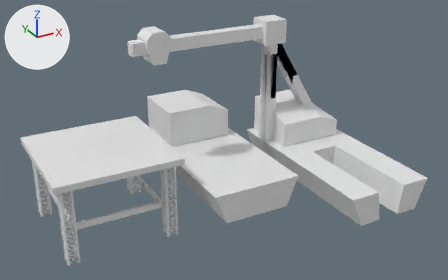
The FBX model Uist Oilrig Project/Assets/Art/Models/Decommision Minigame Dev Assets.fbx, before and after one commit.
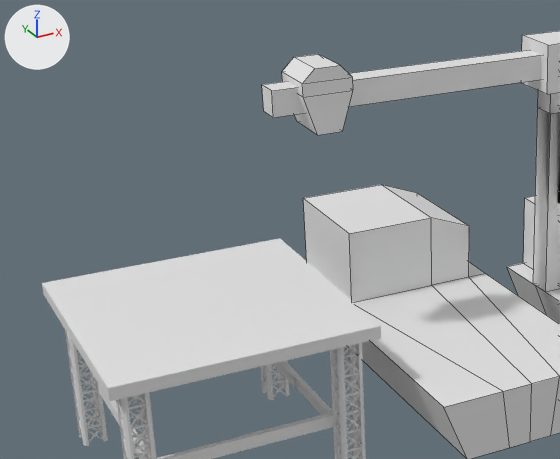
Each version appears first whole from a camera (50 mm lens) standing at (-2.07, -8.7, 5.01) and looking at (2.35, -0.68, 1.0), and next in a close-up on the part from 0% to 61% of the width and 0% to 80% of the height. Arrows for +X, +Y and +Z are at upper left; the lights stay in place. The close-ups show mesh edges as thin lines.

The scene before the commit, as lines of its bpy script (objects in view):
```python
me_cube = bpy.data.meshes.new('Cube')
me_cube.from_pydata(...)  # 5914 vertices, 3776 faces; spans x -1.0..1.0, y -1.0..1.0, z -0.36..1.0
me_cube.materials.append(mat_material)  # white #e7e7e7
me_cube_002 = bpy.data.meshes.new('Cube.002')
me_cube_002.from_pydata(...)  # 16 vertices, 14 faces; spans x -0.2..0.2, y -0.2..0.2, z -0.3..0.2
me_cube_003 = bpy.data.meshes.new('Cube.003')
me_cube_003.from_pydata(...)  # 86 vertices, 84 faces; spans x -3.2..0.7, y -2.55..0.55, z 0.0..2.7
# before: 56 (-3.2, -0.1, 2.4) at pixel (273, 117), 57 (-3.2, -0.1, 2.6) at pixel (271, 90), 58 (-3.2, 0.1, 2.4) at pixel (263, 111), 59 (-3.2, 0.1, 2.6) at pixel (261, 84)
ob_cube = bpy.data.objects.new('Cube', me_cube)
ob_cube.location = (0.5, 0.0, 0.0)
ob_cube_002 = bpy.data.objects.new('Cube.002', me_cube_002)
ob_cube_002.location = (1.5, 0.0, 2.55)
ob_cube_003 = bpy.data.objects.new('Cube.003', me_cube_003)
ob_cube_003.location = (4.3, 0.0, 0.0)
# also in view: 'Cube.001' at (2.5, 0.0, 0.57)
```
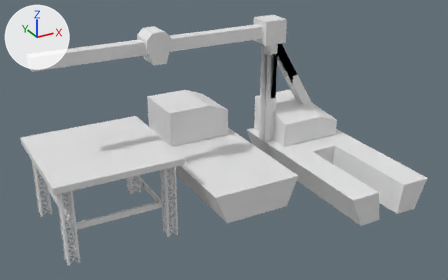
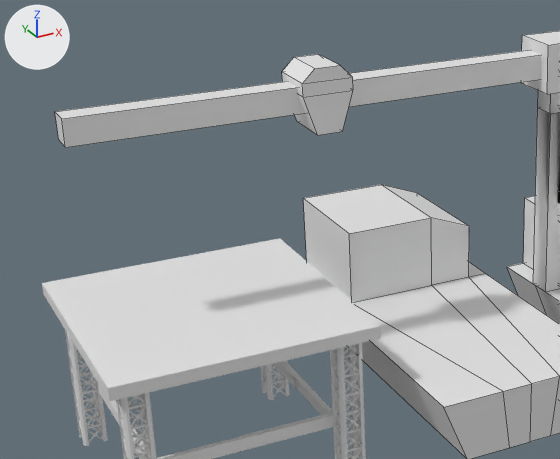
Changed parts and their boxes (x1, y1, x2, y2) in the close-ups (560 x 459 px; the box of a moved part takes in the faces that stretch with it):
'Cube.003', reshaped
    before: (262, 31, 560, 324)
    after: (55, 31, 560, 324)
part 1 of me_cube_003, moved or reshaped
    before: (262, 52, 541, 118)
    after: (55, 52, 541, 147)

The change, as a diff of the scene's bpy script:
```diff
--- a/Uist Oilrig Project/Assets/Art/Models/Decommision Minigame Dev Assets.fbx.py
+++ b/Uist Oilrig Project/Assets/Art/Models/Decommision Minigame Dev Assets.fbx.py
@@ me_cube_003 @@
 me_cube_003.from_pydata(...)  # 86 vertices, 84 faces; spans x -3.2..0.7, y -2.55..0.55, z 0.0..2.7
 # used by ob_cube_003; location = (4.3, 0.0, 0.0)
+# me_cube_003 part 1
+for i in [*range(56, 60)]: me_cube_003.vertices[i].co += Vector((-1.5, 0.0, 0.0))
```
